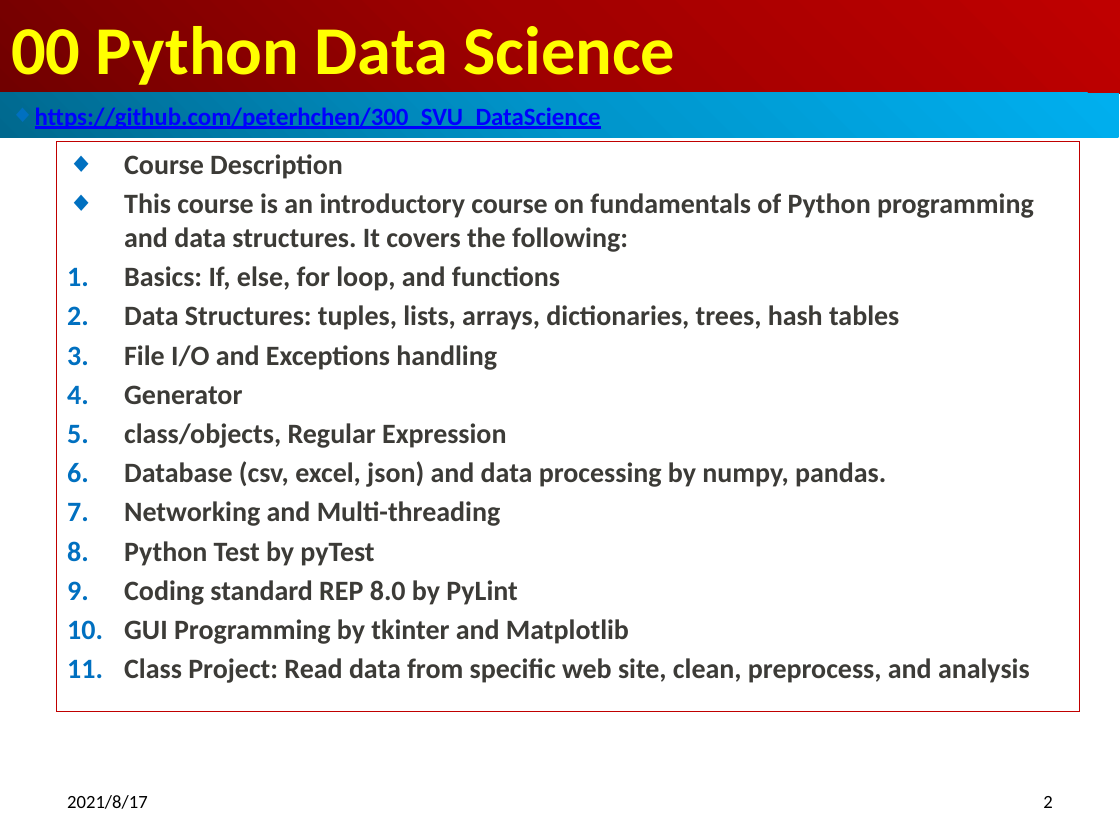
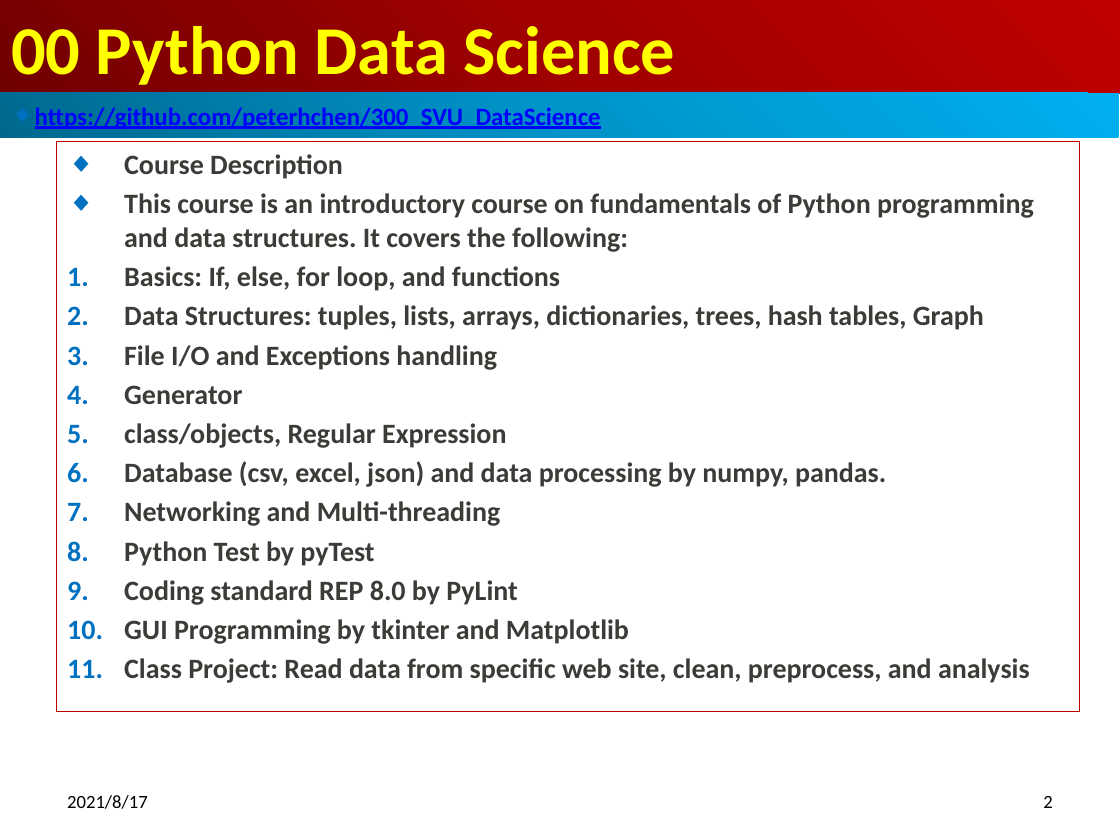
Before and after one commit to peterhchen/300_Python_DataScience, a slide deck: slide 2 of 00_Python_DataScience_Syllabus.pptx. Drawn at 1120x840 pixels with LibreOffice and Linux fonts; fonts in the diff are those of the drawing. Boxes give left, top, right and bottom in pixels: in the first picture for what was removed or moved away, otherwise in the second. Text is boxed around its words. In the diff, an @@ line names an element or a change of style, - is before the commit and + after.

```diff
--- a/00_Python_DataScience_Syllabus.pptx
+++ b/00_Python_DataScience_Syllabus.pptx
@@ subtitle at bbox=[124, 305, 984, 330]: text changed @@
-2. Data Structures: tuples, lists, arrays, dictionaries, trees, hash tables
+2. Data Structures: tuples, lists, arrays, dictionaries, trees, hash tables, Graph
```
Also in this commit, not shown: 2 other slides changed.
